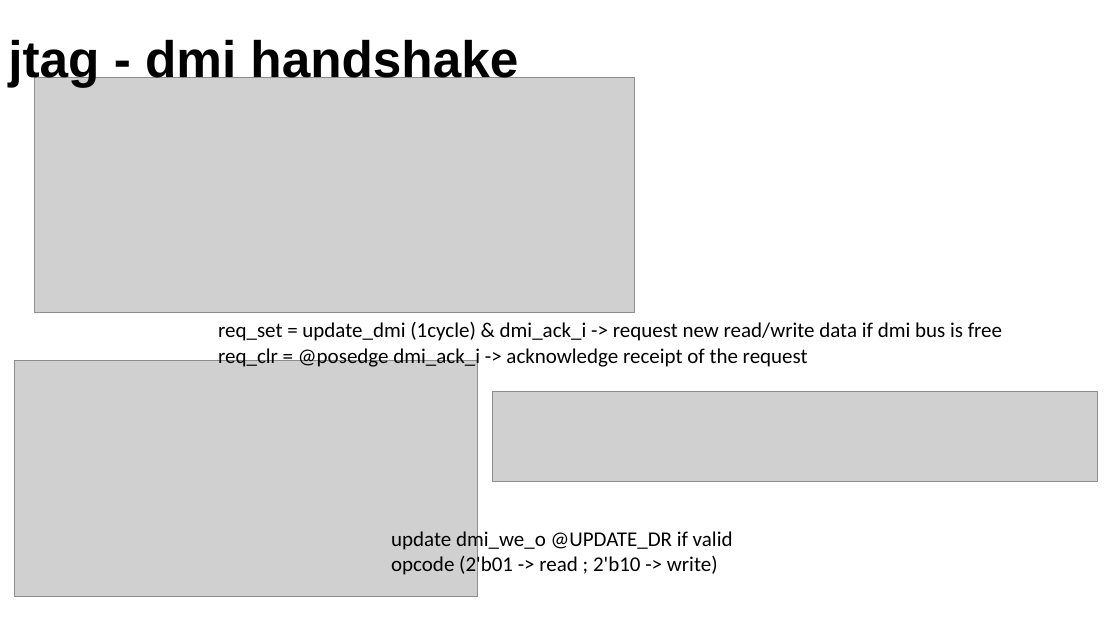
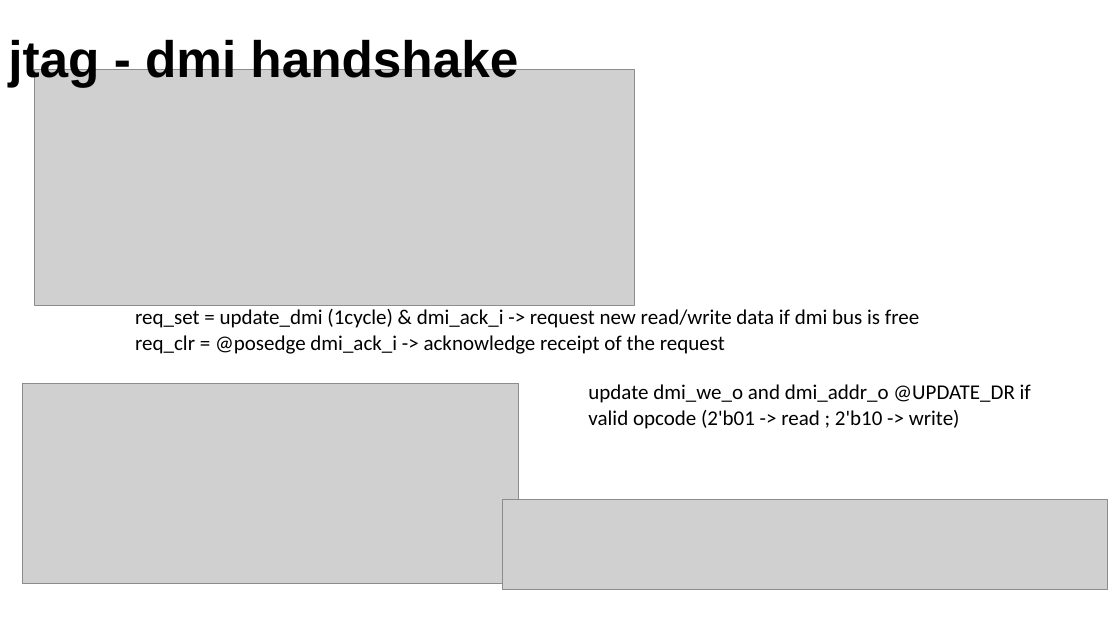
Before and after one commit to phuvg/jtag, a slide deck: slide 19 of doc/weekly_report_2024_03_14_1p0.pptx. Drawn at 1120x630 pixels with LibreOffice and Linux fonts; fonts in the diff are those of the drawing; grey boxes stand for pictures. Boxes give left, top, right and bottom in pixels: in the first picture for what was removed or moved away, otherwise in the second. Text is boxed around its words. In the diff, an @@ line names an element or a change of style, - is before the commit and + after.

```diff
--- a/doc/weekly_report_2024_03_14_1p0.pptx
+++ b/doc/weekly_report_2024_03_14_1p0.pptx
@@ picture: place and size @@
-picture at [34, 77, 634, 313]
+picture at [34, 70, 634, 305]
@@ text "req_set = update_dmi (1cycle) & ...": place and size @@
-text "req_set = update_dmi (1cycle) & ..." at [218, 322, 1002, 369]
+text "req_set = update_dmi (1cycle) & ..." at [135, 309, 919, 354]
@@ picture: place and size @@
-picture at [14, 360, 478, 597]
+picture at [22, 383, 518, 584]
@@ text at [588, 384, 1031, 429]: text changed @@
-update dmi_we_o @UPDATE_DR if valid opcode (2'b01 -> read ; 2'b10 -> write)
+update dmi_we_o and dmi_addr_o @UPDATE_DR if valid opcode (2'b01 -> read ; 2'b10 -> write)
@@ picture: place and size @@
-picture at [493, 392, 1098, 481]
+picture at [502, 500, 1107, 590]
```
Also in this commit, not shown: 3 other slides changed, 5 slides added, 31 other files.
